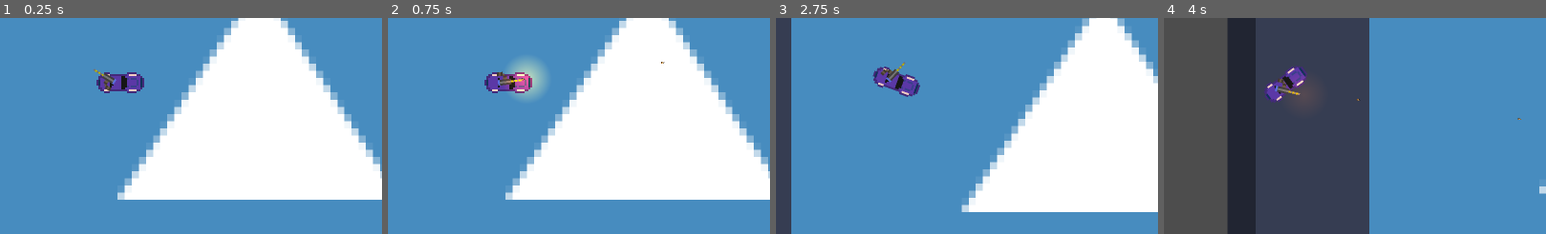
Above: before the commit, frames 1-4 (left to right).
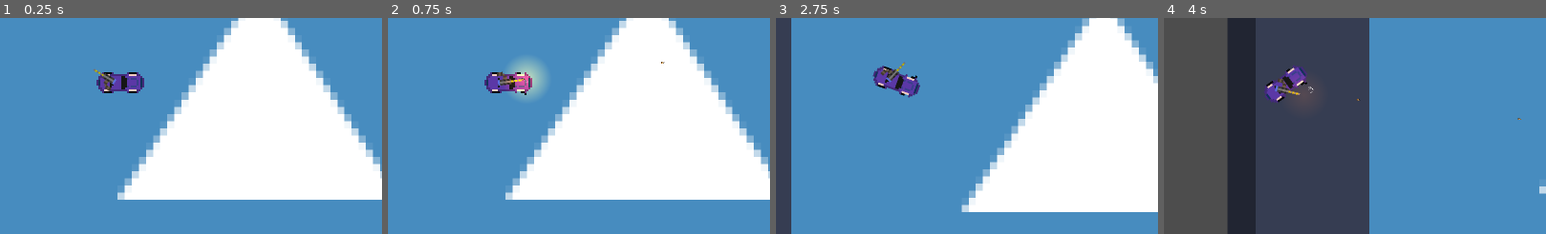
Above: after the commit, the same moments.

Repository: lionidasgerasimatos/Route-E40
Game: Godot game, scene res://Scene/main.tscn
Same seed, same stepped clock (60 frames per second), same inputs: the game is played once before the commit and once after it. The engine's default icon, where the game draws it, is replaced by a stand-in: a white triangle on a blue panel in a dark square.
Inputs (mouse positions are % of the whole screen's width and height, from its top left):
- Up to frame 1 (0.25 s): no input
- Up to frame 2 (0.75 s): tap Enter (ui_accept) at 0.5 s; move the mouse to (72, 45) at 0.52 s; press the mouse at (72, 45) at 0.53 s; hold D (right) from 0.53 s (still down)
- Up to frame 3 (2.75 s): tap Enter (ui_accept) at 0.77, 0.8, 1.07, 1.35, 1.52, 1.82, 2, 2.3 s; move the mouse to (30, 55) at 1.27 s; release the mouse at (30, 55) at 1.28 s; click (30, 55) at 1.55 s; move the mouse to (60, 28) at 2.02 s; release D (right) at 2.03 s; hold A (left) from 2.03 s (still down); hold Space (handbreak) from 2.03 s (still down)
- Up to frame 4 (4 s): move the mouse to (45, 70) at 2.77 s; release A (left) at 2.78 s; release Space (handbreak) at 2.78 s; hold D (right) from 2.78 s (still down); click (45, 70) at 2.85 s; tap Enter (ui_accept) at 3.02, 3.32, 3.77, 3.8 s; move the mouse to (80, 65) at 3.52 s; press the mouse at (80, 65) at 3.53 s
The pictures show only the part of the screen within x 34-84%, y 35-85%; the shares and areas given below are measured in that part.

The runs differ from the first frame. In frame 1, 0.1% of the frame differs, in the area x 26-37%, y 25-35%; in frame 2, 0.1%; in frame 3, 0.1%, in the area x 26-37%, y 22-38%; in frame 4, 0.1%.

Commit message:
Add particles and animations

Diff:
--- a/Scene/bullet.tscn
+++ b/Scene/bullet.tscn
@@ -1,10 +1,22 @@
-[gd_scene load_steps=4 format=3 uid="uid://dfwoei7n5knsd"]
+[gd_scene load_steps=7 format=3 uid="uid://dfwoei7n5knsd"]
 
 [ext_resource type="Script" uid="uid://2671s8k27mqv" path="res://scripts/bullet.gd" id="1_w63l4"]
 [ext_resource type="Texture2D" uid="uid://dumijr002k2bj" path="res://Assets/Bullet.png" id="2_k7h5k"]
 
 [sub_resource type="CircleShape2D" id="CircleShape2D_7p4ci"]
 radius = 3.0
+
+[sub_resource type="Animation" id="Animation_k7h5k"]
+resource_name = "Deal Damage"
+
+[sub_resource type="Animation" id="Animation_jm66p"]
+length = 0.001
+
+[sub_resource type="AnimationLibrary" id="AnimationLibrary_sj187"]
+_data = {
+&"Deal Damage": SubResource("Animation_k7h5k"),
+&"RESET": SubResource("Animation_jm66p")
+}
 
 [node name="Bullet" type="Area2D"]
 script = ExtResource("1_w63l4")
@@ -17,3 +29,10 @@
 
 [node name="CollisionShape2D" type="CollisionShape2D" parent="."]
 shape = SubResource("CircleShape2D_7p4ci")
+
+[node name="AnimationPlayer" type="AnimationPlayer" parent="."]
+libraries = {
+&"": SubResource("AnimationLibrary_sj187")
+}
+
+[node name="AudioStreamPlayer2D" type="AudioStreamPlayer2D" parent="."]
--- a/Scene/car.tscn
+++ b/Scene/car.tscn
@@ -1,11 +1,79 @@
-[gd_scene load_steps=5 format=3 uid="uid://btfcoi2qdaix4"]
+[gd_scene load_steps=10 format=3 uid="uid://btfcoi2qdaix4"]
 
-[ext_resource type="Texture2D" uid="uid://b8ju2m18nciek" path="res://Assets/Car.png" id="1_cd047"]
 [ext_resource type="Script" uid="uid://bxgyo76tjxrpd" path="res://scripts/car.gd" id="1_d7vpe"]
+[ext_resource type="Texture2D" uid="uid://icsgn5mvp65s" path="res://Assets/Car-sheet.png" id="2_uukhu"]
 [ext_resource type="PackedScene" uid="uid://c4xkpmdv3bk2h" path="res://Scene/gun.tscn" id="3_uukhu"]
 
 [sub_resource type="RectangleShape2D" id="RectangleShape2D_d7vpe"]
 size = Vector2(33, 73)
+
+[sub_resource type="Animation" id="Animation_hbetw"]
+resource_name = "left"
+tracks/0/type = "value"
+tracks/0/imported = false
+tracks/0/enabled = true
+tracks/0/path = NodePath("Sprite2D:frame")
+tracks/0/interp = 1
+tracks/0/loop_wrap = true
+tracks/0/keys = {
+"times": PackedFloat32Array(0),
+"transitions": PackedFloat32Array(1),
+"update": 1,
+"values": [2]
+}
+
+[sub_resource type="Animation" id="Animation_mmd8j"]
+resource_name = "right"
+tracks/0/type = "value"
+tracks/0/imported = false
+tracks/0/enabled = true
+tracks/0/path = NodePath("Sprite2D:frame")
+tracks/0/interp = 1
+tracks/0/loop_wrap = true
+tracks/0/keys = {
+"times": PackedFloat32Array(0),
+"transitions": PackedFloat32Array(1),
+"update": 1,
+"values": [1]
+}
+
+[sub_resource type="Animation" id="Animation_ynucw"]
+length = 0.001
+tracks/0/type = "value"
+tracks/0/imported = false
+tracks/0/enabled = true
+tracks/0/path = NodePath("Sprite2D:frame")
+tracks/0/interp = 1
+tracks/0/loop_wrap = true
+tracks/0/keys = {
+"times": PackedFloat32Array(0),
+"transitions": PackedFloat32Array(1),
+"update": 1,
+"values": [0]
+}
+
+[sub_resource type="Animation" id="Animation_kkigb"]
+resource_name = "Idle"
+tracks/0/type = "value"
+tracks/0/imported = false
+tracks/0/enabled = true
+tracks/0/path = NodePath("Sprite2D:frame")
+tracks/0/interp = 1
+tracks/0/loop_wrap = true
+tracks/0/keys = {
+"times": PackedFloat32Array(0),
+"transitions": PackedFloat32Array(1),
+"update": 1,
+"values": [0]
+}
+
+[sub_resource type="AnimationLibrary" id="AnimationLibrary_jlqtu"]
+_data = {
+&"Idle": SubResource("Animation_kkigb"),
+&"RESET": SubResource("Animation_ynucw"),
+&"left": SubResource("Animation_hbetw"),
+&"right": SubResource("Animation_mmd8j")
+}
 
 [node name="CAR" type="CharacterBody2D"]
 script = ExtResource("1_d7vpe")
@@ -13,7 +81,8 @@
 [node name="Sprite2D" type="Sprite2D" parent="."]
 rotation = 1.56303
 scale = Vector2(3, 3)
-texture = ExtResource("1_cd047")
+texture = ExtResource("2_uukhu")
+hframes = 3
 
 [node name="CollisionShape2D" type="CollisionShape2D" parent="."]
 position = Vector2(-4, 1)
@@ -23,5 +92,10 @@
 [node name="Camera2D" type="Camera2D" parent="."]
 zoom = Vector2(0.53, 0.53)
 
+[node name="CarAnimation" type="AnimationPlayer" parent="."]
+libraries = {
+&"": SubResource("AnimationLibrary_jlqtu")
+}
+
 [node name="Gun" parent="." instance=ExtResource("3_uukhu")]
 position = Vector2(-17, 0)
--- a/Scene/gun.tscn
+++ b/Scene/gun.tscn
@@ -1,7 +1,7 @@
-[gd_scene load_steps=5 format=3 uid="uid://c4xkpmdv3bk2h"]
+[gd_scene load_steps=10 format=3 uid="uid://c4xkpmdv3bk2h"]
 
 [ext_resource type="Script" uid="uid://syvy2787d1is" path="res://scripts/gun.gd" id="1_0fcgr"]
-[ext_resource type="Texture2D" uid="uid://dvuqthrejtswg" path="res://Assets/Gun.png" id="1_qaof2"]
+[ext_resource type="Texture2D" uid="uid://dddvi248e211" path="res://Assets/Gun_spritesheet.png" id="2_0fcgr"]
 
 [sub_resource type="Gradient" id="Gradient_0fcgr"]
 offsets = PackedFloat32Array(0, 0.611354)
@@ -12,6 +12,65 @@
 fill = 1
 fill_from = Vector2(0.495413, 0.495413)
 
+[sub_resource type="Curve" id="Curve_0fcgr"]
+_data = [Vector2(0.0247295, 1), 0.0, 0.0, 0, 0, Vector2(0.995363, 0), 0.0, 0.0, 0, 0]
+point_count = 2
+
+[sub_resource type="Animation" id="Animation_gjdbb"]
+length = 0.001
+tracks/0/type = "value"
+tracks/0/imported = false
+tracks/0/enabled = true
+tracks/0/path = NodePath(".:frame")
+tracks/0/interp = 1
+tracks/0/loop_wrap = true
+tracks/0/keys = {
+"times": PackedFloat32Array(0),
+"transitions": PackedFloat32Array(1),
+"update": 1,
+"values": [0]
+}
+
+[sub_resource type="Animation" id="Animation_ikln6"]
+resource_name = "idle"
+loop_mode = 1
+tracks/0/type = "value"
+tracks/0/imported = false
+tracks/0/enabled = true
+tracks/0/path = NodePath(".:frame")
+tracks/0/interp = 1
+tracks/0/loop_wrap = true
+tracks/0/keys = {
+"times": PackedFloat32Array(0),
+"transitions": PackedFloat32Array(1),
+"update": 1,
+"values": [0]
+}
+
+[sub_resource type="Animation" id="Animation_0fcgr"]
+resource_name = "shooting"
+length = 0.1
+loop_mode = 1
+tracks/0/type = "value"
+tracks/0/imported = false
+tracks/0/enabled = true
+tracks/0/path = NodePath(".:frame")
+tracks/0/interp = 1
+tracks/0/loop_wrap = true
+tracks/0/keys = {
+"times": PackedFloat32Array(0, 0.0666667),
+"transitions": PackedFloat32Array(1, 1),
+"update": 1,
+"values": [0, 1]
+}
+
+[sub_resource type="AnimationLibrary" id="AnimationLibrary_gjdbb"]
+_data = {
+&"RESET": SubResource("Animation_gjdbb"),
+&"idle": SubResource("Animation_ikln6"),
+&"shooting": SubResource("Animation_0fcgr")
+}
+
 [node name="Gun" type="CharacterBody2D"]
 script = ExtResource("1_0fcgr")
 
@@ -19,7 +78,8 @@
 position = Vector2(17, 0)
 rotation = 1.57067
 scale = Vector2(3, 3)
-texture = ExtResource("1_qaof2")
+texture = ExtResource("2_0fcgr")
+hframes = 2
 
 [node name="barrel" type="Node2D" parent="."]
 position = Vector2(36, 1)
@@ -35,4 +95,25 @@
 energy = 1.15
 texture = SubResource("GradientTexture2D_gjdbb")
 
+[node name="CPUParticles2D" type="CPUParticles2D" parent="."]
+position = Vector2(42, 1)
+scale = Vector2(1.44591, 1.46352)
+emitting = false
+amount = 15
+lifetime = 0.1
+explosiveness = 1.0
+spread = 180.0
+gravity = Vector2(0, 0)
+initial_velocity_min = 20.0
+initial_velocity_max = 50.0
+scale_amount_min = 2.0
+scale_amount_max = 2.0
+scale_amount_curve = SubResource("Curve_0fcgr")
+
+[node name="GunAnimation" type="AnimationPlayer" parent="."]
+root_node = NodePath("../Sprite2D")
+libraries = {
+&"": SubResource("AnimationLibrary_gjdbb")
+}
+
 [connection signal="timeout" from="shooting_time" to="." method="_on_shooting_time_timeout"]
--- a/scripts/bullet.gd
+++ b/scripts/bullet.gd
@@ -3,9 +3,6 @@
 @export var BULLET_SPEED = 2
 var direction: Vector2
 
-
-
-
 func _physics_process(delta: float) -> void:
 	rotation =direction.angle()
 	global_position += direction * BULLET_SPEED
--- a/scripts/car.gd
+++ b/scripts/car.gd
@@ -1,4 +1,6 @@
 extends CharacterBody2D
+
+@onready var car_an :=$CarAnimation
 
 @export var steering_angle = 20  # Maximum angle for steering the car's wheels
 @export var engine_power = 700  # How much force the engine can apply for acceleration
@@ -35,16 +37,20 @@
 	# Get steering input and translate it to an angle
 	var turn = Input.get_axis("left", "right")
 	steer_direction = turn * deg_to_rad(steering_angle)
-
 	# If accelerate is pressed, apply engine power to the car's forward direction
 	if Input.is_action_pressed("up"):
 		acceleration = transform.x * engine_power
-
 	# If brake is pressed, apply braking force
 	if Input.is_action_pressed("down") or  Input.is_action_pressed("handbreak"):
 		acceleration = transform.x * braking
 
-
+	#Handle Animations
+	if turn > 0.1:
+		car_an.play("right")
+	elif turn < -0.1:
+		car_an.play("left")
+	else:
+		car_an.play("Idle")
 
 
 
@@ -68,22 +74,17 @@
 	front_wheel += velocity.rotated(steer_direction) * delta
 	# Calculate the new heading based on the wheels' positions
 	var new_heading = rear_wheel.direction_to(front_wheel)
-
 	# Choose the traction model based on the current speed
 	var traction = traction_slow
 	if velocity.length() > slip_speed:
 		traction = traction_fast
-
 	# Dot product represents how aligned the new heading is with the current velocity direction
 	var d = new_heading.dot(velocity.normalized())
-
 	# If not braking (d > 0), adjust the car velocity smoothly towards the new heading
 	if d > 0:
 		velocity = lerp(velocity, new_heading * velocity.length(), traction * delta)
-
 	# If braking (d < 0), reverse the direction and limit the speed
 	if d < 0:
 		velocity = -new_heading * min(velocity.length(), max_speed_reverse)
-
 	# Update the car's rotation to face in the direction of the new heading
 	rotation = new_heading.angle()
--- a/scripts/gun.gd
+++ b/scripts/gun.gd
@@ -4,6 +4,8 @@
 @onready var  barrel_pos = $barrel
 @onready var shooting_time:= $shooting_time
 @onready var muzzle_flash:= $barrel_light
+@onready var gun_animation:=$GunAnimation
+
 
 var light_timer :=0.0
 var light_duration := 0.1  # How long the light should stay visible (in seconds)
@@ -14,27 +16,35 @@
 func _ready():
 	print(muzzle_flash) #test
 
+
 func _process(delta: float) -> void:
 	look_at(get_global_mouse_position()) # Following the mouse with in-build godot function
 
-	#Lighting
+
+	#Lighting Particles Animation
 	if light_timer > 0 :   #While the limer is active the muzzle flash happends
 		light_timer -= delta
 		muzzle_flash.visible =true
 		muzzle_flash.energy = lerp(2.0,0.0,1.0 - (light_timer/ light_duration)) # dynamic on and off
+		$CPUParticles2D.emitting =true #For the cannon smoke
+		gun_animation.play("shooting")
 	else :
 		muzzle_flash.visible =false
+		$CPUParticles2D.emitting =false
+		gun_animation.play("idle")
 
 	#Shooting
 	if Input.is_action_pressed("leftMshoot") and shooting_time.is_stopped():
 		var bullet = bullet_scene.instantiate()
 		bullet.global_position = barrel_pos.global_position
 		get_tree().get_current_scene().add_child(bullet) #Must add as a child otherwise it wont work at spawn
+		bullet.direction = (get_global_mouse_position()-global_position).normalized() # The .normalized is because godot coordinates are fliped -1 is 1 and reverse
+		$shooting_time.start() #begin the Fire Rate
 
-		# The .normalized is because godot coordinates are fliped -1 is 1 and reverse
-		bullet.direction = (get_global_mouse_position()-global_position).normalized()
+
+
+
 		$barrel_light.visible =true
-		$shooting_time.start() #begin the Fire Rate
 		light_timer = light_duration
 		muzzle_flash.energy = 2.0  # Start muzzle flash with strong light
 		muzzle_flash.visible = true #Turn on the flash
--- a/scripts/police_car.gd
+++ b/scripts/police_car.gd
@@ -1,30 +1,7 @@
 extends CharacterBody2D
 
-#This all will be deleted to add AI
+#Under Construction
+func _physics_process(delta: float) -> void:
 
 
-
-
-
-const SPEED = 300.0
-const JUMP_VELOCITY = -400.0
-
-
-func _physics_process(delta: float) -> void:
-	# Add the gravity.
-	if not is_on_floor():
-		velocity += get_gravity() * delta
-
-	# Handle jump.
-	if Input.is_action_just_pressed("ui_accept") and is_on_floor():
-		velocity.y = JUMP_VELOCITY
-
-	# Get the input direction and handle the movement/deceleration.
-	# As good practice, you should replace UI actions with custom gameplay actions.
-	var direction := Input.get_axis("ui_left", "ui_right")
-	if direction:
-		velocity.x = direction * SPEED
-	else:
-		velocity.x = move_toward(velocity.x, 0, SPEED)
-
 	move_and_slide()
Binary file added: Assets/Car-sheet.png
Binary file added: Assets/Gun_spritesheet.png
